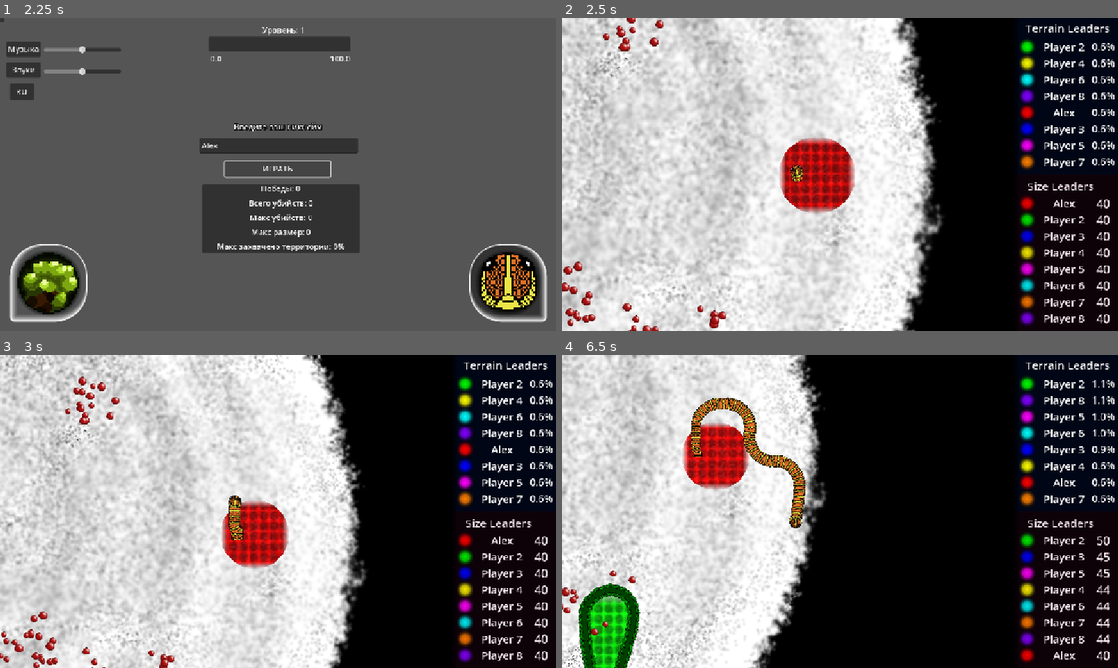
Above: before the commit, frames 1-4 (two rows, left to right).
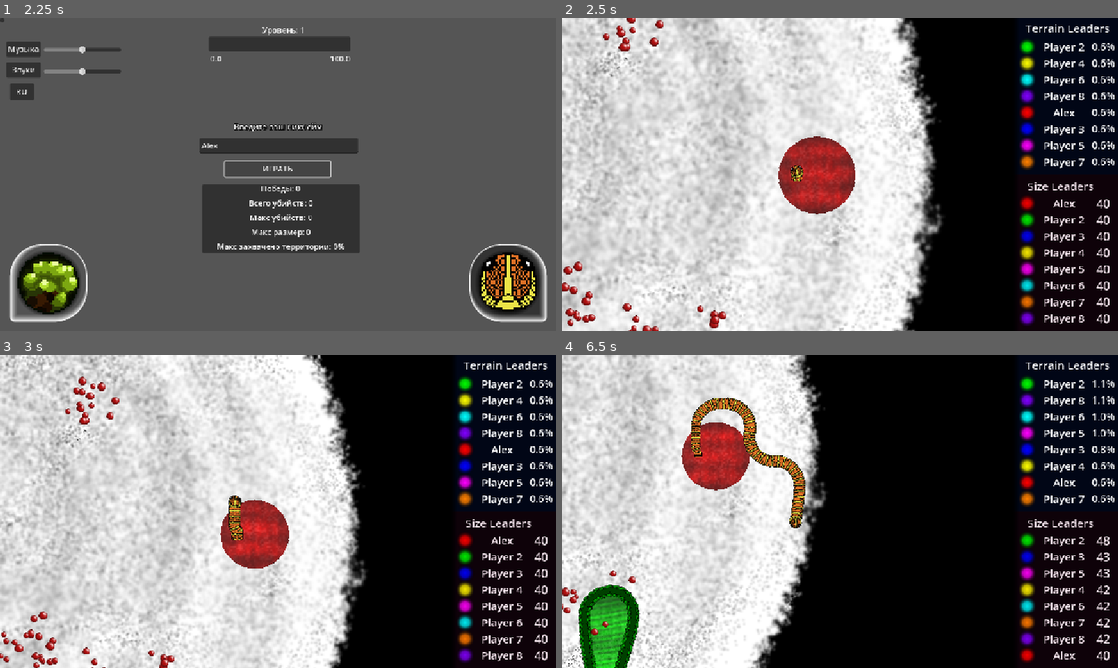
Above: after the commit, the same moments.

Repository: PeVANoD/Development-Management
Game: Godot game, scene res://project/scenes/menu/main_menu.tscn
Same seed, same stepped clock (60 frames per second), same inputs: the game is played once before the commit and once after it. Sound files missing from this copy of the repository are replaced by a short silence.
Inputs (mouse positions are in pixels of both pictures, inside the frame that each line leads up to):
- Up to frame 1 (2.25 s): click (278, 146) at 0.52 s; type "Alex" at 0.6 s; click "ИГРАТЬ" at 1.25 s; click "ИГРАТЬ" at 2 s
- Up to frame 2 (2.5 s): no input
- Up to frame 3 (3 s): tap Enter (Enter) at 2.75, 2.85 s; move the mouse to (400, 495) at 2.77 s; hold Up (ui_up) from 2.78 s (still down); click (400, 495) at 2.92 s
- Up to frame 4 (6.5 s): move the mouse to (728, 527) at 3.52 s; release Up (ui_up) at 3.53 s; tap 0 at 3.6 s; click (728, 527) at 3.67 s; move the mouse to (895, 442) at 4.27 s; hold Ctrl 4.28-5.03 s; hold Up (ui_up) 4.28-5.78 s; click (895, 442) at 4.42 s; move the mouse to (812, 574) at 5.02 s; tap Alt at 5.1 s; click (812, 574) at 5.17 s; move the mouse to (1006, 558) at 5.77 s; tap Enter (Enter) at 5.85 s; click (1006, 558) at 5.92 s

Frame 1 is identical in both runs. In frame 2, 1.8% of the frame differs, in the area x 38-53%, y 37-63%; in frame 3, 1.3%; in frame 4, 3.0%, in the area x 3-99%, y 17-100%.

Commit message:
Huge Graphic patch

Diff:
--- a/project/resources/territory.gdshader
+++ b/project/resources/territory.gdshader
@@ -5,21 +5,13 @@
 uniform float noise_scale = 4.0;
 uniform float animation_speed = 0.4;
 uniform float pattern_intensity = 0.8;
-uniform float noise_intensity = 0.5;
-uniform float scanline_speed = 2.0;
-uniform float scanline_intensity = 0.1;
-
-// Массив для разных эффектов на одной территории
-uniform float effect_types[16]; // 16 разных эффектов для разных частей
-uniform int active_effects_count = 1; // Количество активных эффектов
+uniform float noise_intensity = 0.8;
+uniform float scanline_speed = 3.0;
+uniform float scanline_intensity = 0.3;
 
 // Параметры для обработки краев
-uniform float edge_fade_distance : hint_range(0.0, 0.5) = 0.1;
-uniform float edge_distortion : hint_range(0.0, 0.1) = 0.02;
-uniform int edge_effect_type : hint_range(0, 3) = 1;
-
-// Текстура для маскирования разных эффектов
-uniform sampler2D effect_mask;
+uniform float edge_fade_distance : hint_range(0.0, 0.5) = 0.3;
+uniform float edge_darkness : hint_range(0.0, 1.0) = 0.4;
 
 // Генерируем процедурный шум
 float hash(vec2 p) {
@@ -39,35 +31,11 @@
     return mix(mix(a, b, f.x), mix(c, d, f.x), f.y);
 }
 
-// Функция для обработки краев UV координат
-vec2 apply_edge_effect(vec2 uv, float fade_dist, int effect_type) {
-    vec2 edge = vec2(0.0);
-
+// Функция для расчета затемнения краев
+float calculate_edge_darkness(vec2 uv, float fade_dist) {
     vec2 dist_to_edge = min(uv, vec2(1.0) - uv) / fade_dist;
     float edge_factor = min(dist_to_edge.x, dist_to_edge.y);
-
-    if (edge_factor < 1.0) {
-        if (effect_type == 1) {
-            float distortion = (1.0 - edge_factor) * edge_distortion;
-            uv.x += sin(uv.y * 50.0 + TIME * 2.0) * distortion;
-            uv.y += cos(uv.x * 40.0 + TIME * 1.5) * distortion;
-        }
-        else if (effect_type == 2) {
-            uv.x = abs(fract(uv.x * 0.5) * 2.0 - 1.0);
-            uv.y = abs(fract(uv.y * 0.5) * 2.0 - 1.0);
-        }
-        else if (effect_type == 3) {
-            uv = fract(uv);
-        }
-    }
-
-    return clamp(uv, 0.0, 1.0);
-}
-
-float calculate_edge_alpha(vec2 uv, float fade_dist) {
-    vec2 dist_to_edge = min(uv, vec2(1.0) - uv) / fade_dist;
-    float edge_factor = min(dist_to_edge.x, dist_to_edge.y);
-    return clamp(edge_factor, 0.0, 1.0);
+    return clamp(1.0 - edge_factor, 0.0, 1.0);
 }
 
 // Все функции паттернов остаются без изменений...
@@ -227,25 +195,16 @@
         COLOR = original_color;
     }
 
-    // Применяем эффекты к краям UV координат
-    vec2 processed_uv = apply_edge_effect(UV, edge_fade_distance, edge_effect_type);
-    float edge_alpha = calculate_edge_alpha(UV, edge_fade_distance);
-
-    // Используем обработанные UV для мировых координат
+    // Используем оригинальные UV координаты
     vec2 world_uv = FRAGCOORD.xy / (100.0 * pattern_scale);
 
-    // Определяем какой эффект использовать на основе UV координат
-    float pattern_value = 0.0;
-
-    if (active_effects_count == 1) {
-        // Один эффект для всей территории
-        pattern_value = get_pattern_by_index(int(effect_types[0]), world_uv, 1.0);
-    } else {
-        // Несколько эффектов - используем маску или координаты для распределения
-        float effect_index = fract(world_uv.x * 2.0 + world_uv.y * 3.0) * float(active_effects_count);
-        int index = int(floor(effect_index)) % active_effects_count;
-        pattern_value = get_pattern_by_index(int(effect_types[index]), world_uv, 1.0);
-    }
+    // ОПРЕДЕЛЯЕМ ЭФФЕКТ ИЗ АЛЬФА-КАНАЛА ЦВЕТА
+    // Альфа-канал содержит информацию о типе эффекта (0-1, нормализованный)
+    float effect_index_normalized = original_color.a;
+    int effect_index = int(effect_index_normalized * 15.0); // Денормализуем обратно в 0-15
+
+    // Получаем паттерн на основе эффекта
+    float pattern_value = get_pattern_by_index(effect_index, world_uv, 1.0);
 
     // Добавляем анимацию к паттерну
     pattern_value += sin(TIME * animation_speed + world_uv.x * 5.0) * 0.1;
@@ -254,13 +213,13 @@
     float procedural_noise = noise(world_uv * noise_scale + TIME * 0.1);
 
     // Эффект сканирующих линий
-    float scanline = sin(processed_uv.y * 20.0 + TIME * scanline_speed) * 0.5 + 0.5;
+    float scanline = sin(UV.y * 20.0 + TIME * scanline_speed) * 0.5 + 0.5;
     scanline = 1.0 - scanline * scanline_intensity;
 
     // Смешиваем эффекты
     vec3 final_color = original_color.rgb;
 
-    // Применяем паттерн
+    // Применяем паттерн - используем оригинальный цвет, но с паттерном
     vec3 pattern_color = mix(final_color, final_color * (1.0 - pattern_value * 0.7), pattern_intensity);
     final_color = mix(final_color, pattern_color, pattern_intensity);
 
@@ -274,8 +233,12 @@
     float pulse = 1.0 + sin(TIME * 2.0) * 0.05;
     final_color *= pulse;
 
-    // Применяем альфа-канал с учетом краев
-    float final_alpha = original_color.a * 0.95 * edge_alpha;
+    // Затемнение по краям (обводка)
+    float edge_darkness_factor = calculate_edge_darkness(UV, edge_fade_distance) * edge_darkness;
+    final_color *= (1.0 - edge_darkness_factor);
+
+    // Восстанавливаем оригинальную прозрачность (убираем информацию об эффекте)
+    float final_alpha = 0.85; // Фиксированная прозрачность для территории
 
     COLOR = vec4(final_color, final_alpha);
 }
--- a/project/scripts/G.gd
+++ b/project/scripts/G.gd
@@ -22,4 +22,4 @@
 
 var chosen_skin = "1"
 
-var exp: int = 0
+var player_exp: int = 0
--- a/project/scripts/menu/main_menu_script.gd
+++ b/project/scripts/menu/main_menu_script.gd
@@ -63,8 +63,8 @@
 	# Применяем текущий язык
 	$CanvasLayer/NicknameInput.text = G.nickname
 	_apply_language()
-	$CanvasLayer/ExpBar/MinValue.text = str(G.exp)
-	set_exp_value(G.exp)
+	$CanvasLayer/ExpBar/MinValue.text = str(G.player_exp)
+	set_exp_value(G.player_exp)
 	set_player_stats(G.wins, G.total_kills, G.max_kills, G.max_territory ,G.max_size)
 	#print("Меню загружено")
 
--- a/project/scripts/polygon_2d.gd
+++ b/project/scripts/polygon_2d.gd
@@ -23,7 +23,7 @@
 
 # Настройки
 var snake_colors: Array = []  # Цвета для каждой змейки
-var line_thickness: float = 1.0
+var line_thickness: float = 0.0
 var point_radius: float = 1.0
 var min_distance: float = 15.0
 
@@ -38,7 +38,11 @@
 @export var noise_texture: Texture2D
 @export var pattern_scale: float = 0.15
 @export var animation_speed: float = 1.0
-@export var effect_type = 2.0 # 0-15 для 16 разных эффектов
+@export var effect_type = 0.0 # 0-15 для 16 разных эффектов
+
+# Новые переменные для поддержки разных шейдеров
+var territory_effect_types: Array = []  # Массив типов эффектов для каждой змейки
+var territory_meshes: Array = []  # Массив отдельных мешей для каждой змейки
 
 func _ready():
 	mesh = ArrayMesh.new()
@@ -50,6 +54,8 @@
 	# Инициализируем массив территорий
 	territories = []
 	snake_capture_states = []
+	territory_effect_types = []
+	territory_meshes = []
 
 func _setup_territory_material():
 	var shader_material = ShaderMaterial.new()
@@ -67,6 +73,7 @@
 	shader_material.set_shader_parameter("edge_thickness", 0.01)
 	shader_material.set_shader_parameter("edge_color", Color(1, 1, 1, 0.5))
 	shader_material.set_shader_parameter("effect_type", effect_type)
+	shader_material.set_shader_parameter("edge_effect_type", 3)
 
 	material = shader_material
 
@@ -80,7 +87,7 @@
 		capture_points = []
 
 # Создаем начальную территорию для змейки
-func create_initial_territory_for_snake(snake_index: int, center: Vector2):
+func create_initial_territory_for_snake(snake_index: int, center: Vector2, initial_effect_type: int = -1):
 	if snake_index >= colors.size():
 		# Если цветов не хватает, генерируем случайный
 		var random_color = Color(randf(), randf(), randf())
@@ -94,6 +101,13 @@
 	if snake_capture_states.size() <= snake_index:
 		snake_capture_states.resize(snake_index + 1)
 		snake_capture_states[snake_index] = SnakeCaptureState.new()
+	if territory_effect_types.size() <= snake_index:
+		territory_effect_types.resize(snake_index + 1)
+		# Устанавливаем случайный эффект если не указан
+		if initial_effect_type == -1:
+			territory_effect_types[snake_index] = randi() % 16
+		else:
+			territory_effect_types[snake_index] = initial_effect_type
 
 	# Создаем начальную территорию вокруг позиции змейки
 	territories[snake_index] = generate_initial_territory(center, 100)
@@ -180,6 +194,7 @@
 	var local_point = global_to_territory_local(point)
 	return is_point_in_territory(local_point, snake_index)
 
+# Основная функция обработки захвата - БЕЗ ИЗМЕНЕНИЙ
 func process_capture(snake_index: int, capture_points: PackedVector2Array):
 	if capture_points.size() < 3:
 		return
@@ -269,13 +284,14 @@
 
 	return simplified
 
+# Обновленная функция обновления меша - УПРОЩЕННАЯ ВЕРСИЯ
 func update_territory_mesh():
 	mesh.clear_surfaces()
 
 	var all_vertices := PackedVector2Array()
 	var all_colors := PackedColorArray()
 	var all_indices := PackedInt32Array()
-	var all_uvs := PackedVector2Array()  # Добавляем UV координаты для шейдера
+	var all_uvs := PackedVector2Array()
 
 	for i in range(territories.size()):
 		if i < snake_colors.size() and territories[i].size() >= 3:
@@ -296,8 +312,12 @@
 					)
 					all_uvs.append(uv)
 
+				# Используем цвет для передачи информации об эффекте через альфа-канал
+				var effect_color = snake_colors[i]
+				effect_color.a = float(territory_effect_types[i]) / 15.0  # Нормализуем до 0-1
+
 				for j in range(territories[i].size()):
-					all_colors.append(snake_colors[i])
+					all_colors.append(effect_color)
 
 				for index in indices:
 					if start_index + index < all_vertices.size():
@@ -308,10 +328,40 @@
 		arrays.resize(Mesh.ARRAY_MAX)
 		arrays[Mesh.ARRAY_VERTEX] = all_vertices
 		arrays[Mesh.ARRAY_COLOR] = all_colors
-		arrays[Mesh.ARRAY_TEX_UV] = all_uvs  # Добавляем UV координаты
+		arrays[Mesh.ARRAY_TEX_UV] = all_uvs
 		arrays[Mesh.ARRAY_INDEX] = all_indices
 
 		mesh.add_surface_from_arrays(Mesh.PRIMITIVE_TRIANGLES, arrays)
+
+	# Обновляем шейдер с информацией о эффектах
+	update_shader_effects()
+
+# Функция для обновления параметров шейдера с учетом разных эффектов
+func update_shader_effects():
+	if material is ShaderMaterial:
+		# Собираем все уникальные эффекты
+		var unique_effects = []
+		for i in range(territory_effect_types.size()):
+			if i < territories.size() and not territories[i].is_empty():
+				var effect_typeS = territory_effect_types[i]
+				if not effect_typeS in unique_effects:
+					unique_effects.append(effect_typeS)
+
+		# Если нет эффектов, используем один по умолчанию
+		if unique_effects.is_empty():
+			unique_effects.append(0)
+
+		# Создаем массив эффектов для шейдера
+		var effect_array = []
+		effect_array.resize(16)
+		for i in range(16):
+			if i < unique_effects.size():
+				effect_array[i] = float(unique_effects[i])
+			else:
+				effect_array[i] = 0.0
+
+		material.set_shader_parameter("effect_types", effect_array)
+		material.set_shader_parameter("active_effects_count", unique_effects.size())
 
 # Вычисляем UV координаты для полигона
 func _calculate_uv_rect(points: PackedVector2Array) -> Rect2:
@@ -333,6 +383,7 @@
 	territories.clear()
 	snake_colors.clear()
 	snake_capture_states.clear()
+	territory_effect_types.clear()
 	update_territory_mesh()
 	queue_redraw()
 
@@ -341,6 +392,8 @@
 		territories[snake_index].clear()
 	if snake_index < snake_capture_states.size():
 		snake_capture_states[snake_index] = null
+	if snake_index < territory_effect_types.size():
+		territory_effect_types[snake_index] = 0
 	update_territory_mesh()
 	queue_redraw()
 
@@ -400,6 +453,9 @@
 	# Объединяем территории
 	if receiver_territory.is_empty():
 		territories[to_snake_index] = victim_territory
+		# Переносим эффект
+		if from_snake_index < territory_effect_types.size():
+			territory_effect_types[to_snake_index] = territory_effect_types[from_snake_index]
 	else:
 		var union_result = Geometry2D.merge_polygons(receiver_territory, victim_territory)
 		if not union_result.is_empty():
@@ -415,3 +471,32 @@
 	# Обновляем визуализацию
 	update_territory_mesh()
 	queue_redraw()
+
+# НОВЫЕ ФУНКЦИИ ДЛЯ УПРАВЛЕНИЯ ЭФФЕКТАМИ
+
+# Установить эффект для территории змейки
+func set_territory_effect(snake_index: int, effect_typeE: int):
+	if snake_index < territory_effect_types.size():
+		territory_effect_types[snake_index] = effect_typeE
+		update_territory_mesh()
+		queue_redraw()
+
+# Получить текущий эффект территории змейки
+func get_territory_effect(snake_index: int) -> int:
+	if snake_index < territory_effect_types.size():
+		return territory_effect_types[snake_index]
+	return 0
+
+# Установить случайный эффект для территории змейки
+func set_random_territory_effect(snake_index: int):
+	if snake_index < territory_effect_types.size():
+		territory_effect_types[snake_index] = randi() % 16
+		update_territory_mesh()
+		queue_redraw()
+
+# Циклически переключить эффект территории змейки
+func cycle_territory_effect(snake_index: int):
+	if snake_index < territory_effect_types.size():
+		territory_effect_types[snake_index] = (territory_effect_types[snake_index] + 1) % 16
+		update_territory_mesh()
+		queue_redraw()
--- a/project/scripts/snake.gd
+++ b/project/scripts/snake.gd
@@ -76,6 +76,7 @@
 
 func enable_ai():
 	modulate = lerp(Color(0,1,0),Color.html(colors[snakeNum]),0.85)
+	territory_capture.set_territory_effect(snake_index, randi() % 16) # randi() % 16)
 	$"Head/-90".enabled = true
 	$"Head/-45".enabled = true
 	$"Head/0".enabled = true
@@ -381,10 +382,10 @@
 
 var ai_Timer = 0.0
 var feed_Timer = 0.0
-@export var base_feed_Time = 1.0
-@onready var adds_Time = (1.0-1.0/(sqrt(float(G.difficulty))))
+@export var base_feed_Time = 1.4
+@onready var adds_Time : float = (1.0-1.0/(sqrt(float(G.difficulty))))
 @onready var feed_Time = base_feed_Time - adds_Time
-@export var miss_chance = 1.0
+@export var miss_chance = 0.2
 var ai_direction = Vector2(0,0)
 @onready var headOutPos = null
 var firstPartInside = 0
--- a/project/scripts/ui_node.gd
+++ b/project/scripts/ui_node.gd
@@ -42,7 +42,7 @@
 @onready var map = $"../SubViewportContainer/SubViewport/Map"
 @onready var outTerritoryWarning = $"OutTerritoryWarning"
 
-var exp: int = 0
+var player_exp: int = 0
 var session_finished = false
 
 func _ready():
@@ -125,21 +125,21 @@
 	elif G.result_is_win and !$PassSessionPanel.visible:
 		session_finished = true
 		await get_tree().create_timer(2).timeout
-		exp += 100
+		player_exp += 100
 		G.wins += 1
 		sessionEndText(text, "victory")
 
 
 func sessionEndText(text, match_res):
-	exp += int($"Leaders/Terrain/VBoxContainer/1/Count".text) + int($"Leaders/Size/VBoxContainer/1/Count".text) + (G.kills*100.0)
+	player_exp += int($"Leaders/Terrain/VBoxContainer/1/Count".text) + int($"Leaders/Size/VBoxContainer/1/Count".text) + (G.kills*100.0)
 	$PassSessionPanel.visible = true
 	$PassSessionPanel/PassSessionBox/EndResLabel.text = text[match_res]
 	$PassSessionPanel/PassSessionBox/NicknameLabel.text = text["nickname_result"] + G.nickname
 	$PassSessionPanel/PassSessionBox/TerrainLabel.text = text["terrain_result"] + $"Leaders/Terrain/VBoxContainer/1/Count".text
 	$PassSessionPanel/PassSessionBox/SizeLabel.text = text["size_result"] + $"Leaders/Size/VBoxContainer/1/Count".text
 	$PassSessionPanel/PassSessionBox/KillsLabel.text = text["kills_result"] + str(G.kills)
-	$PassSessionPanel/PassSessionBox/ExpLabel.text = text["exp_result"] + str(exp)
-	G.exp += exp
+	$PassSessionPanel/PassSessionBox/ExpLabel.text = text["exp_result"] + str(player_exp)
+	G.player_exp += player_exp
 	G.max_territory = max(G.max_territory, float($"Leaders/Terrain/VBoxContainer/1/Count".text))
 	G.max_size = max(G.max_size, int($"Leaders/Size/VBoxContainer/1/Count".text))
 
